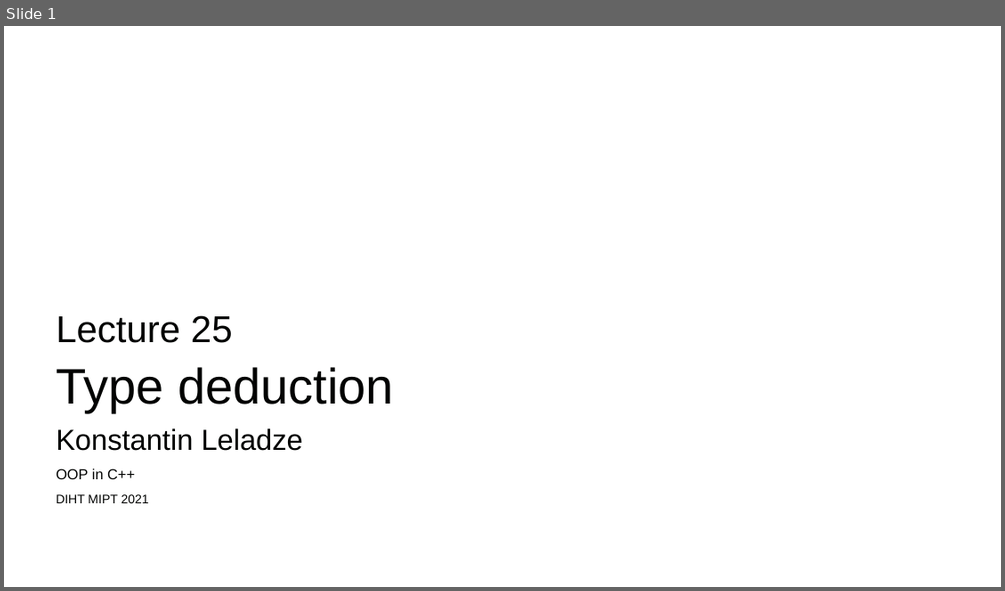
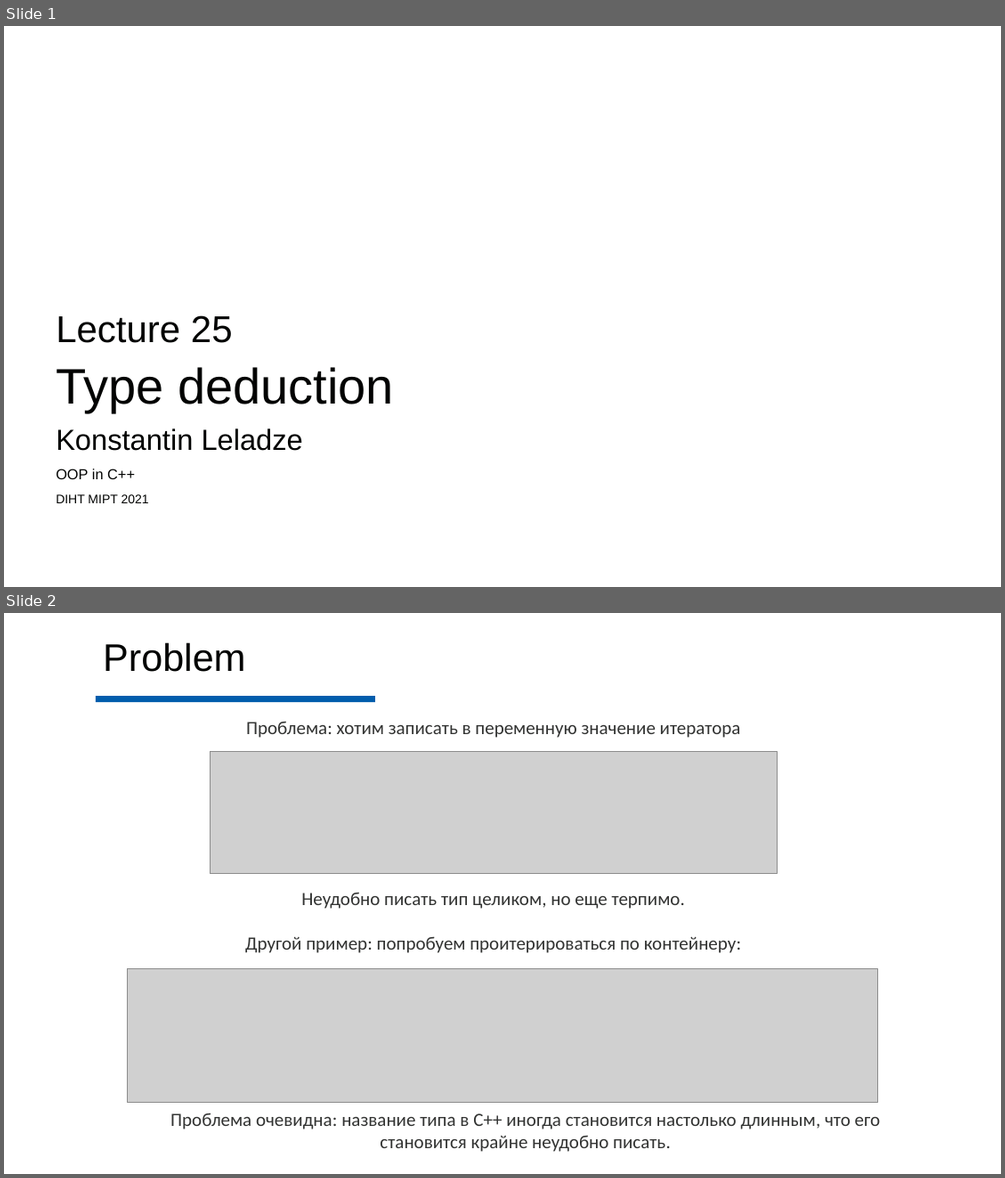
Before and after one commit to Costello1329/cpp-mipt-2021, a slide deck: lectures/lecture-25/draft.pptx. Shown one above the other, each under a label of ours: slide 1 before the commit, slides 1 and 2 after it. The pictures are 1005x591 and 1005x1178 pixels, drawn with LibreOffice and Linux fonts; fonts in the diff are those of the drawing; grey boxes stand for pictures; background and template pictures are left out. Boxes give left, top, right and bottom in pixels: in the first picture for what was removed or moved away, otherwise in the second. Text is boxed around its words. In the diff, an @@ line names an element or a change of style, - is before the commit and + after.

```diff
--- a/lectures/lecture-25/draft.pptx
+++ b/lectures/lecture-25/draft.pptx
@@ slide 2 added at (x1=4, y1=613, x2=1001, y2=1174), background #FEFEFE @@
@@ text added at (x1=103, y1=642, x2=245, y2=672), 37 pt, text #020302 @@
+Problem
@@ line added from (96, 699) to (375, 699), #015DAC 6 pt @@
@@ text added at (x1=246, y1=721, x2=741, y2=738), 18 pt, text #323332 @@
+Проблема: хотим записать в переменную значение итератора
@@ picture added at (x1=210, y1=751, x2=777, y2=874) @@
@@ text added at (x1=245, y1=892, x2=741, y2=953), 18 pt, text #323332 @@
+Неудобно писать тип целиком, но еще терпимо.
+Другой пример: попробуем проитерироваться по контейнеру:
@@ picture added at (x1=128, y1=969, x2=877, y2=1103) @@
@@ text added at (x1=170, y1=1112, x2=881, y2=1151), 18 pt, text #323332 @@
+Проблема очевидна: название типа в C++ иногда становится настолько длинным, что его становится крайне неудобно писать.
```
Also in this commit, not shown: 16 other slides added, 1 slide removed.
